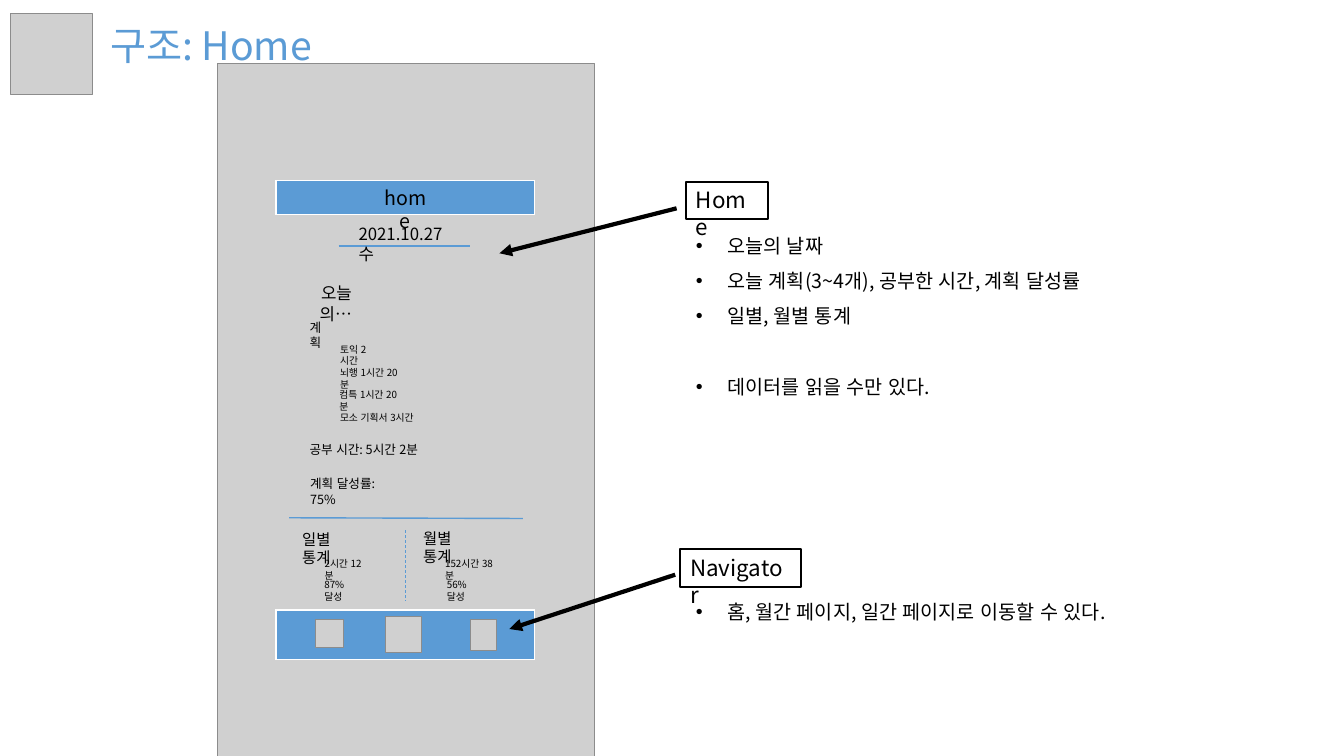
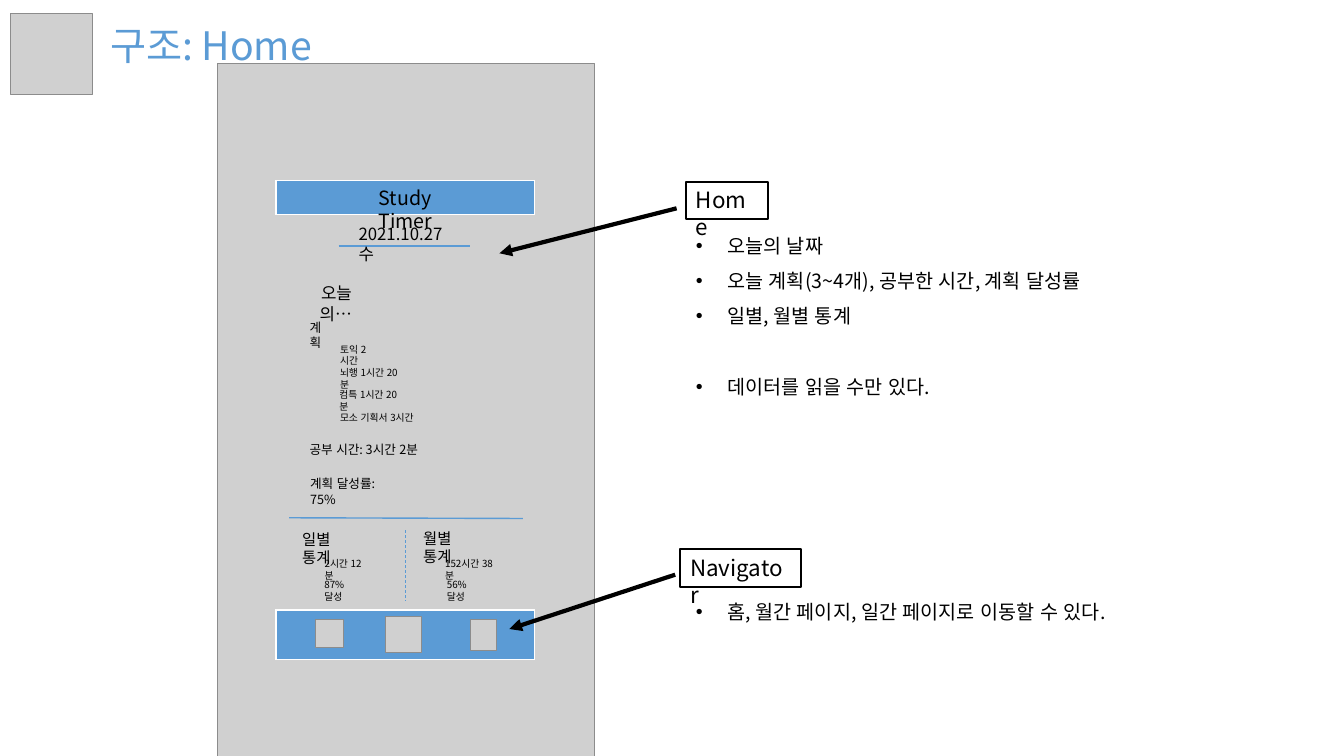
Before and after one commit to benel-del/ScheduleTimer, a slide deck: slide 3 of documents/proposal/Project Proposal.pptx. Drawn at 1344x756 pixels with LibreOffice and Linux fonts; fonts in the diff are those of the drawing; grey boxes stand for pictures; background and template pictures are left out. Boxes give left, top, right and bottom in pixels: in the first picture for what was removed or moved away, otherwise in the second. Text is boxed around its words. In the diff, an @@ line names an element or a change of style, - is before the commit and + after.

```diff
--- a/documents/proposal/Project Proposal.pptx
+++ b/documents/proposal/Project Proposal.pptx
@@ text at (x1=378, y1=189, x2=432, y2=234): text changed @@
-home
+Study Timer
@@ text at (x1=310, y1=443, x2=418, y2=455): text changed @@
-공부 시간: 5시간 2분
+공부 시간: 3시간 2분
```
Also in this commit, not shown: 5 other slides changed, 2 other files.
